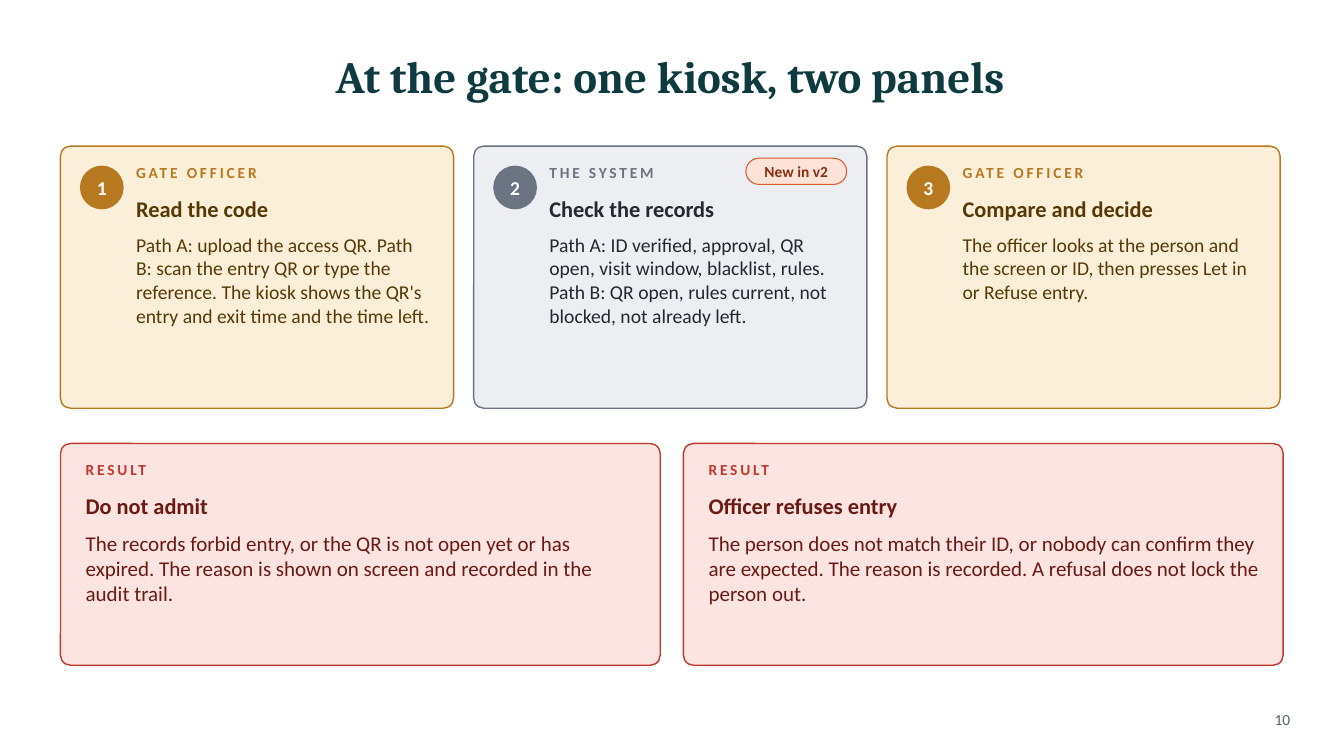
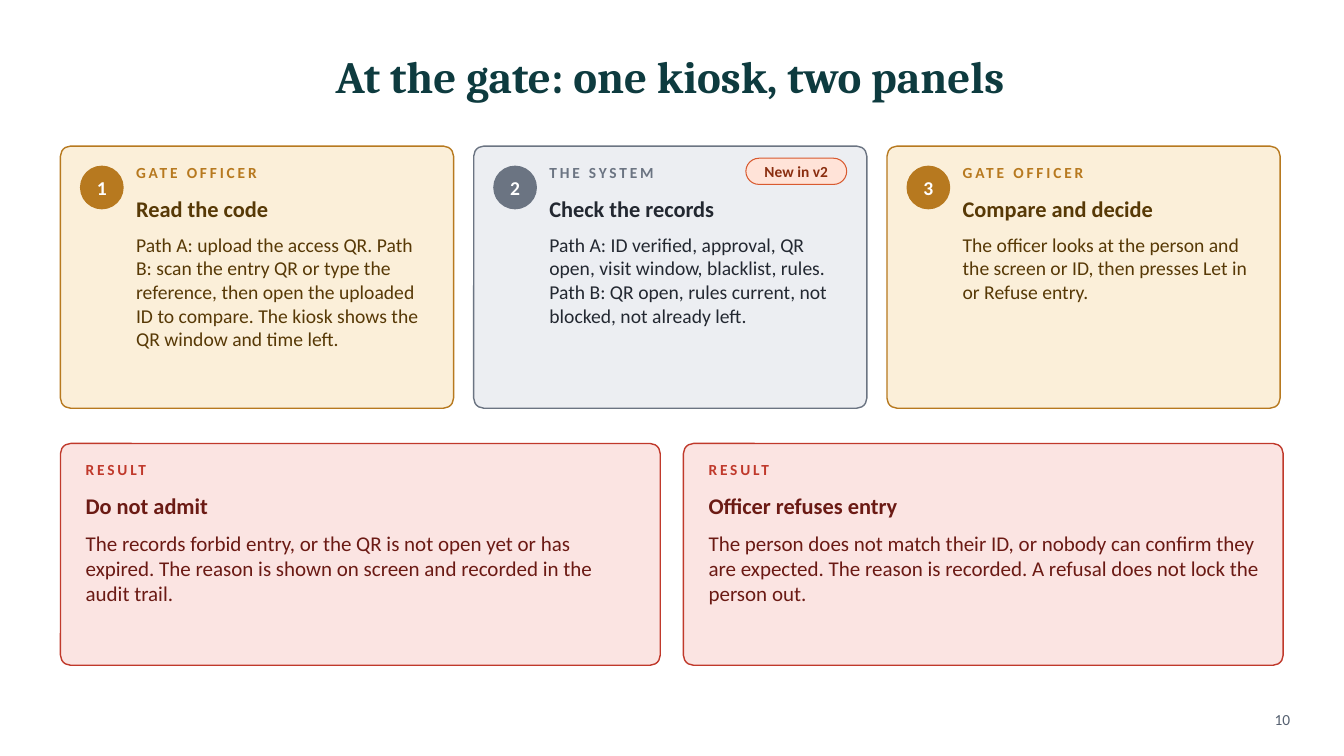
Before and after one commit to Sharon-dt3/vlaardingen_contractor_access, a slide deck: slide 10 of v2/docs/Site-Access-V2-Deck.pptx. Drawn at 1344x756 pixels with LibreOffice and Linux fonts; fonts in the diff are those of the drawing. Boxes give left, top, right and bottom in pixels: in the first picture for what was removed or moved away, otherwise in the second. Text is boxed around its words. In the diff, an @@ line names an element or a change of style, - is before the commit and + after.

```diff
--- a/v2/docs/Site-Access-V2-Deck.pptx
+++ b/v2/docs/Site-Access-V2-Deck.pptx
@@ text at [136, 238, 418, 349]: text changed @@
-Path A: upload the access QR. Path B: scan the entry QR or type the reference. The kiosk shows the QR's entry and exit time and the time left.
+Path A: upload the access QR. Path B: scan the entry QR or type the reference, then open the uploaded ID to compare. The kiosk shows the QR window and time left.
```
Also in this commit, not shown: 2 other slides changed, 15 other files.
